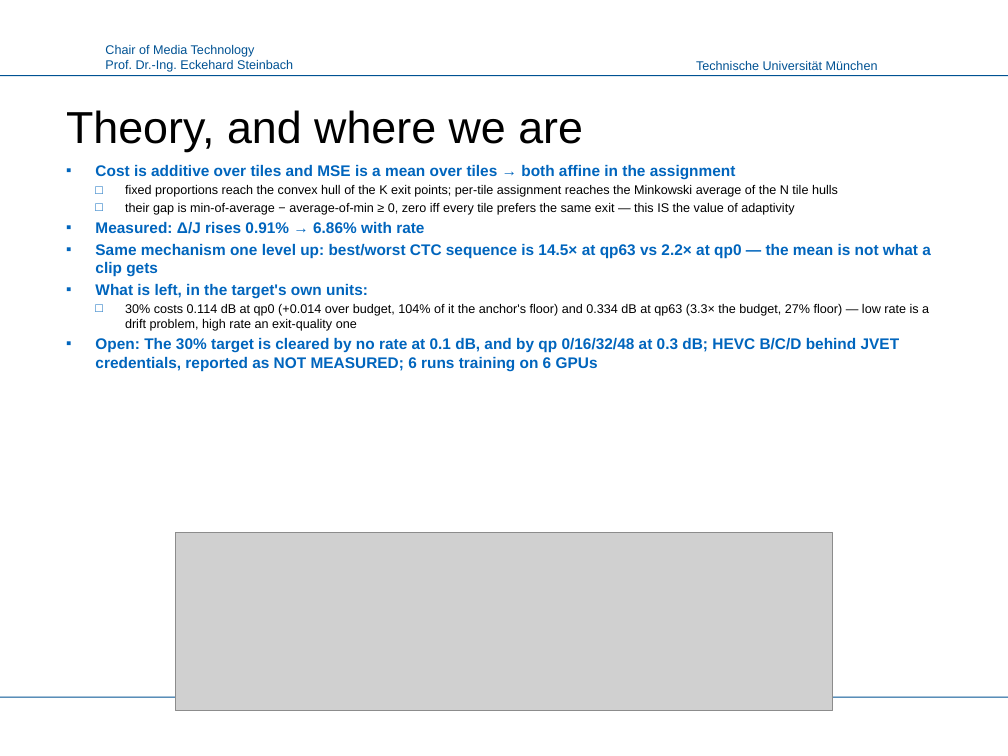
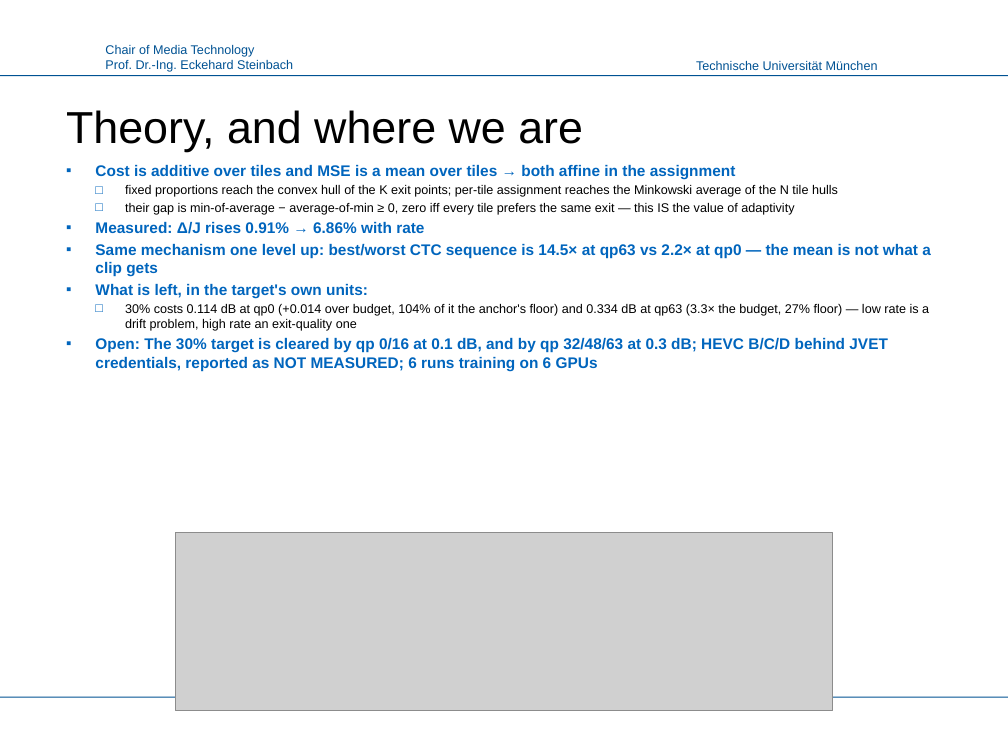
Before and after one commit to canerim/FLEX-FLOP, a slide deck: slide 12 of paper/FLEX-UF_LMT.pptx. Drawn at 1008x756 pixels with LibreOffice and Linux fonts; fonts in the diff are those of the drawing; grey boxes stand for pictures; background and template pictures are left out. Boxes give left, top, right and bottom in pixels: in the first picture for what was removed or moved away, otherwise in the second. Text is boxed around its words. In the diff, an @@ line names an element or a change of style, - is before the commit and + after.

```diff
--- a/paper/FLEX-UF_LMT.pptx
+++ b/paper/FLEX-UF_LMT.pptx
@@ text at [95, 338, 888, 371]: text changed @@
-▪ Open: The 30% target is cleared by no rate at 0.1 dB, and by qp 0/16/32/48 at 0.3 dB; HEVC B/C/D behind JVET credentials, reported as NOT MEASURED; 6 runs training on 6 GPUs
+▪ Open: The 30% target is cleared by qp 0/16 at 0.1 dB, and by qp 32/48/63 at 0.3 dB; HEVC B/C/D behind JVET credentials, reported as NOT MEASURED; 6 runs training on 6 GPUs
```
Also in this commit, not shown: 2 other slides changed, 7 other files.
